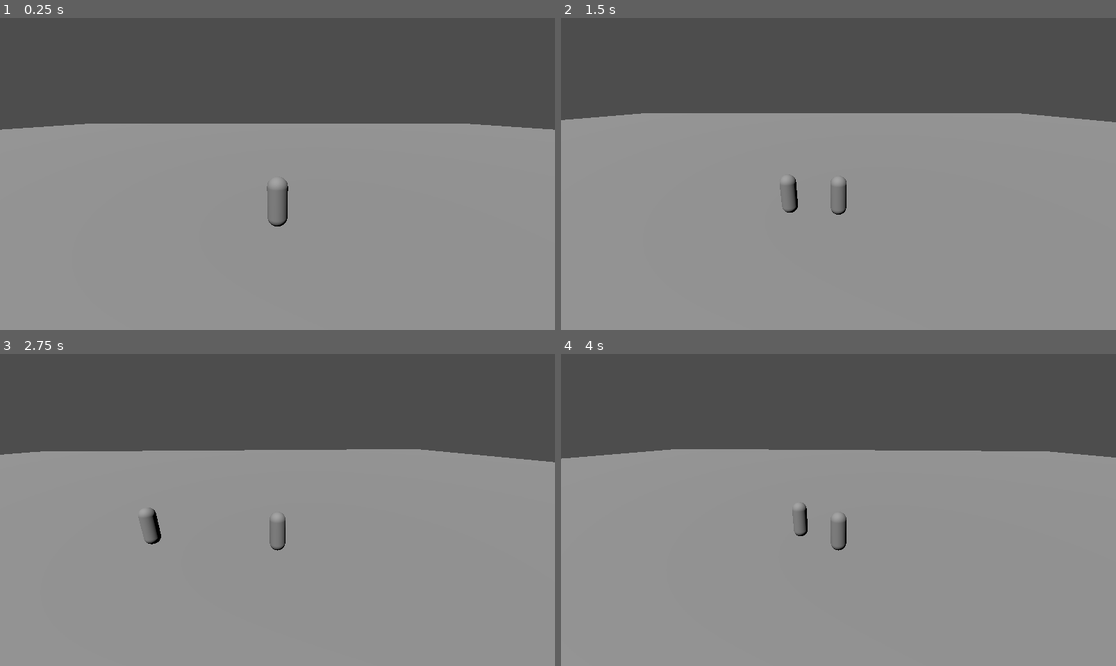
Above: before the commit, frames 1-4 (two rows, left to right).
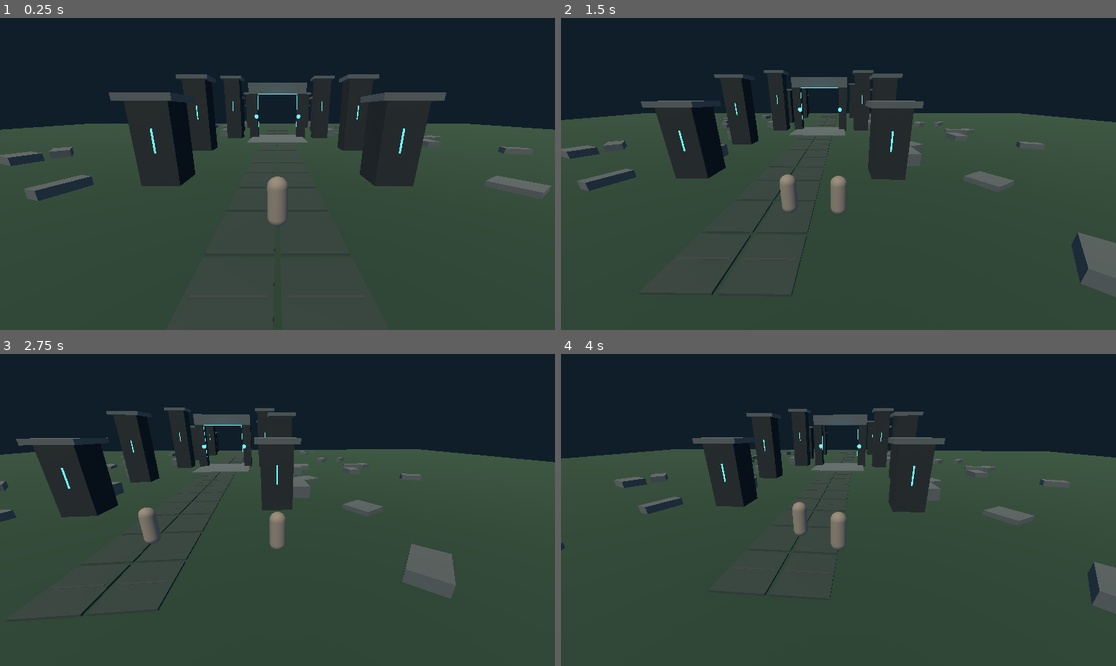
Above: after the commit, the same moments.

Repository: timmytwopointoh/New-game-
Game: Godot game, scene res://scenes/world.tscn
Two runs of this game, one before a commit and one after it. Both use one fixed random seed, a clock stepped at 60 frames per second and the inputs below.
Inputs (mouse positions are in pixels of both pictures, inside the frame that each line leads up to):
- Up to frame 1 (0.25 s): no input
- Up to frame 2 (1.5 s): tap Enter (ui_accept) at 0.5, 0.77 s; move the mouse to (960, 158) at 0.52 s; hold Right (ui_right) 0.53-1.25 s; click (960, 158) at 0.67 s; drag from (727, 189) to (810, 236) at 1.27 s
- Up to frame 3 (2.75 s): move the mouse to (333, 441) at 2.02 s; hold Right (ui_right) from 2.03 s (still down)
- Up to frame 4 (4 s): release Right (ui_right) at 2.75 s; drag from (810, 572) to (672, 463) at 2.77 s; move the mouse to (1005, 556) at 3.52 s; hold Left (ui_left) from 3.53 s (still down); tap Enter (ui_accept) at 3.77 s

The runs differ from the first frame. In frame 1, 98% of the frame differs, in the area x 0-100%, y 0-100%; in frame 2, 99%; in frame 3, 99%; in frame 4, 99%.

Commit message:
Integrate art-directed arena into ECHOFORM playable 3D scene

Diff:
--- a/game/scenes/world.tscn
+++ b/game/scenes/world.tscn
@@ -1,6 +1,7 @@
-[gd_scene load_steps=4 format=3]
+[gd_scene load_steps=5 format=3]
 
 [ext_resource type="Script" path="res://scripts/world.gd" id="1"]
+[ext_resource type="Script" path="res://scripts/environment_art.gd" id="2"]
 [sub_resource type="BoxMesh" id="1"]
 size = Vector3(120, 0.2, 120)
 
@@ -23,3 +24,6 @@
 light_energy = 1.2
 
 [node name="WorldEnvironment" type="WorldEnvironment" parent="."]
+
+[node name="WorldArt" type="Node3D" parent="."]
+script = ExtResource("2")
